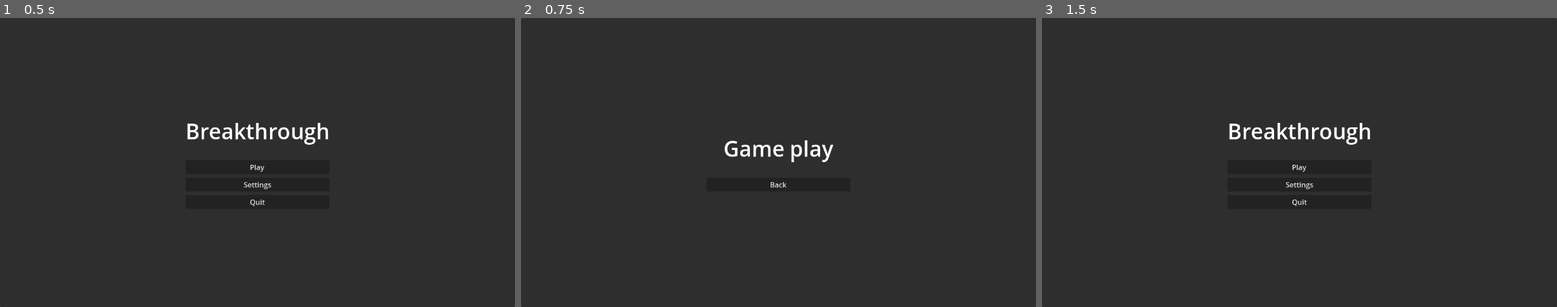
Above: before the commit, frames 1-3 (left to right).
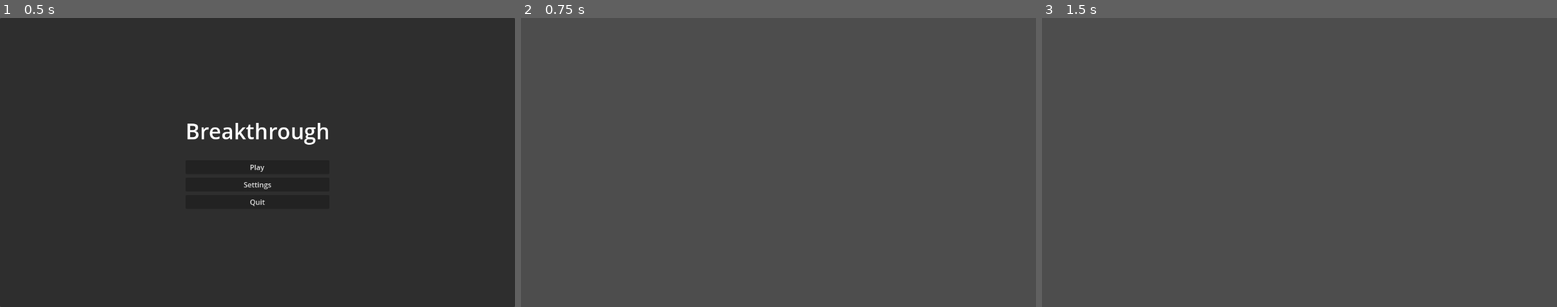
Above: after the commit, the same moments.

Repository: folktalesgaming/breakthrough
Game: Godot game, scene res://scenes/menu.tscn
The game is run twice, just before and just after one commit, with the same random seed, the same clock (stepped at 60 frames per second) and the same inputs.
Inputs (mouse positions are in pixels of both pictures, inside the frame that each line leads up to):
- Up to frame 1 (0.5 s): no input
- Up to frame 2 (0.75 s): click "Play" at 0.5 s
- Up to frame 3 (1.5 s): click (1299, 185) at 1.25 s, where only the run before the commit has a clickable "Back"

Frame 1 is identical in both runs. In frame 2, 100% of the frame differs, in the area x 0-100%, y 0-100%; in frame 3, 100%.

Commit message:
ui: basic ui for the gameplay

Diff:
--- /dev/null
+++ b/prefab/piece.tscn
@@ -0,0 +1,11 @@
+[gd_scene load_steps=2 format=3 uid="uid://d4cv5cg3gdgpr"]
+
+[ext_resource type="Script" uid="uid://v151iandc810" path="res://scripts/piece.gd" id="1_kil2c"]
+
+[node name="Piece" type="Node2D"]
+script = ExtResource("1_kil2c")
+
+[node name="pieceSprite" type="Sprite2D" parent="."]
+unique_name_in_owner = true
+scale = Vector2(0.4, 0.4)
+centered = false
--- a/scenes/game.tscn
+++ b/scenes/game.tscn
@@ -1,42 +1,13 @@
-[gd_scene load_steps=2 format=3 uid="uid://5jnmyuwxxra2"]
+[gd_scene load_steps=3 format=3 uid="uid://5jnmyuwxxra2"]
 
 [ext_resource type="Script" uid="uid://b8xs8ya2b0isk" path="res://scripts/game.gd" id="1_uwrxv"]
+[ext_resource type="Texture2D" uid="uid://5tiauikrnrq3" path="res://assets/board.png" id="2_yqjtg"]
 
 [node name="Game" type="Node2D"]
 script = ExtResource("1_uwrxv")
 
+[node name="Board" type="Sprite2D" parent="."]
+unique_name_in_owner = true
+texture = ExtResource("2_yqjtg")
+
 [node name="UI" type="CanvasLayer" parent="."]
-
-[node name="Panel" type="Panel" parent="UI"]
-anchors_preset = 15
-anchor_right = 1.0
-anchor_bottom = 1.0
-grow_horizontal = 2
-grow_vertical = 2
-
-[node name="VBoxContainer" type="VBoxContainer" parent="UI/Panel"]
-layout_mode = 1
-anchors_preset = 8
-anchor_left = 0.5
-anchor_top = 0.5
-anchor_right = 0.5
-anchor_bottom = 0.5
-offset_left = -161.0
-offset_top = -51.5
-offset_right = 161.0
-offset_bottom = 51.5
-grow_horizontal = 2
-grow_vertical = 2
-theme_override_constants/separation = 32
-
-[node name="Title" type="Label" parent="UI/Panel/VBoxContainer"]
-layout_mode = 2
-size_flags_horizontal = 4
-theme_override_font_sizes/font_size = 48
-text = "Game play"
-
-[node name="BackBtn" type="Button" parent="UI/Panel/VBoxContainer"]
-layout_mode = 2
-text = "Back"
-
-[connection signal="pressed" from="UI/Panel/VBoxContainer/BackBtn" to="." method="_on_back_btn_pressed"]
--- a/scripts/game.gd
+++ b/scripts/game.gd
@@ -1,5 +1,61 @@
 extends Node2D
 
-# Go back to menu scene !! Temporary !!
-func _on_back_btn_pressed():
-	get_tree().change_scene_to_file("res://scenes/menu.tscn")
+const PIECE = preload("uid://d4cv5cg3gdgpr")
+
+@onready var board: Sprite2D = %Board
+
+const GRID_SIZE := 8
+const PIECE_SIZE := 48
+var green_positions: Array[Vector2i] = []
+var white_positions: Array[Vector2i] = []
+
+func grid_to_word(cell: Vector2i) -> Vector2:
+	var board_size := board.get_rect().size
+	var cell_size: Vector2 = board_size / GRID_SIZE
+
+	return Vector2(
+		cell.x * cell_size.x + (cell_size.x - PIECE_SIZE) * 0.5,
+		cell.y * cell_size.y + (cell_size.y - PIECE_SIZE) * 0.5
+	)
+
+func word_to_grid(pos: Vector2) -> Vector2i:
+	var board_size: Vector2 = board.get_rect().size
+	var cell_size: Vector2 = board_size/GRID_SIZE
+	var local := pos - board.global_position
+
+	return Vector2i(
+		int(local.x / cell_size.x),
+		int(local.y / cell_size.y),
+	)
+
+# Function to initiate piece in the given x, y coordinate and the color of piece
+func render_piece(x: int, y: int, piece_type: int):
+	var new_piece = PIECE.instantiate()
+	new_piece.piece_type = piece_type
+	var cell := Vector2i(x, y)
+	new_piece.position = grid_to_word(cell)
+
+	if piece_type == 0:
+		green_positions.append(cell)
+	else:
+		white_positions.append(cell)
+
+	board.add_child(new_piece)
+
+func center_board() -> void:
+	var viewport_size := get_viewport_rect().size
+	var board_size := board.get_rect().size
+
+	board.position = (viewport_size - board_size) * 0.5
+
+# READY function
+func _ready():
+	board.centered = false
+	center_board()
+
+	for x in range(GRID_SIZE):
+		for y in range(GRID_SIZE):
+			if y == 0 or y == 1:
+				render_piece(x, y, 0)
+			elif y == GRID_SIZE-2 or y == GRID_SIZE-1:
+				render_piece(x, y, 1)
--- /dev/null
+++ b/scripts/piece.gd
@@ -0,0 +1,16 @@
+extends Node2D
+
+@onready var piece_sprite = %pieceSprite
+
+enum PIECE_TYPE {
+	GREEN,
+	WHITE
+}
+
+@export var piece_type: PIECE_TYPE = PIECE_TYPE.GREEN
+
+func _ready():
+	if piece_type == PIECE_TYPE.GREEN:
+		piece_sprite.texture = load("res://assets/green-piece.png")
+	if piece_type == PIECE_TYPE.WHITE:
+		piece_sprite.texture = load("res://assets/white-piece.png")
Not shown, added: scripts/piece.gd.uid
